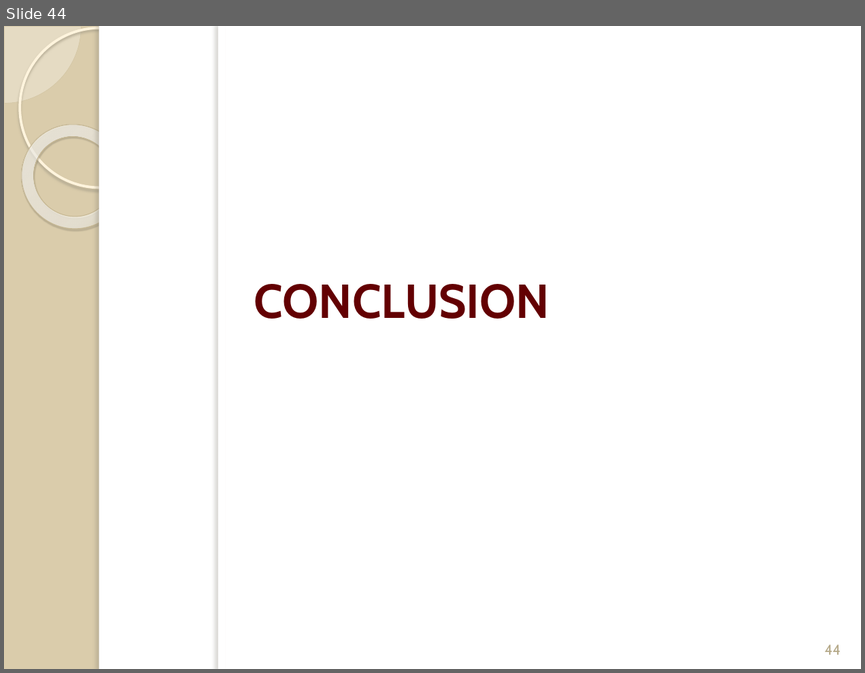
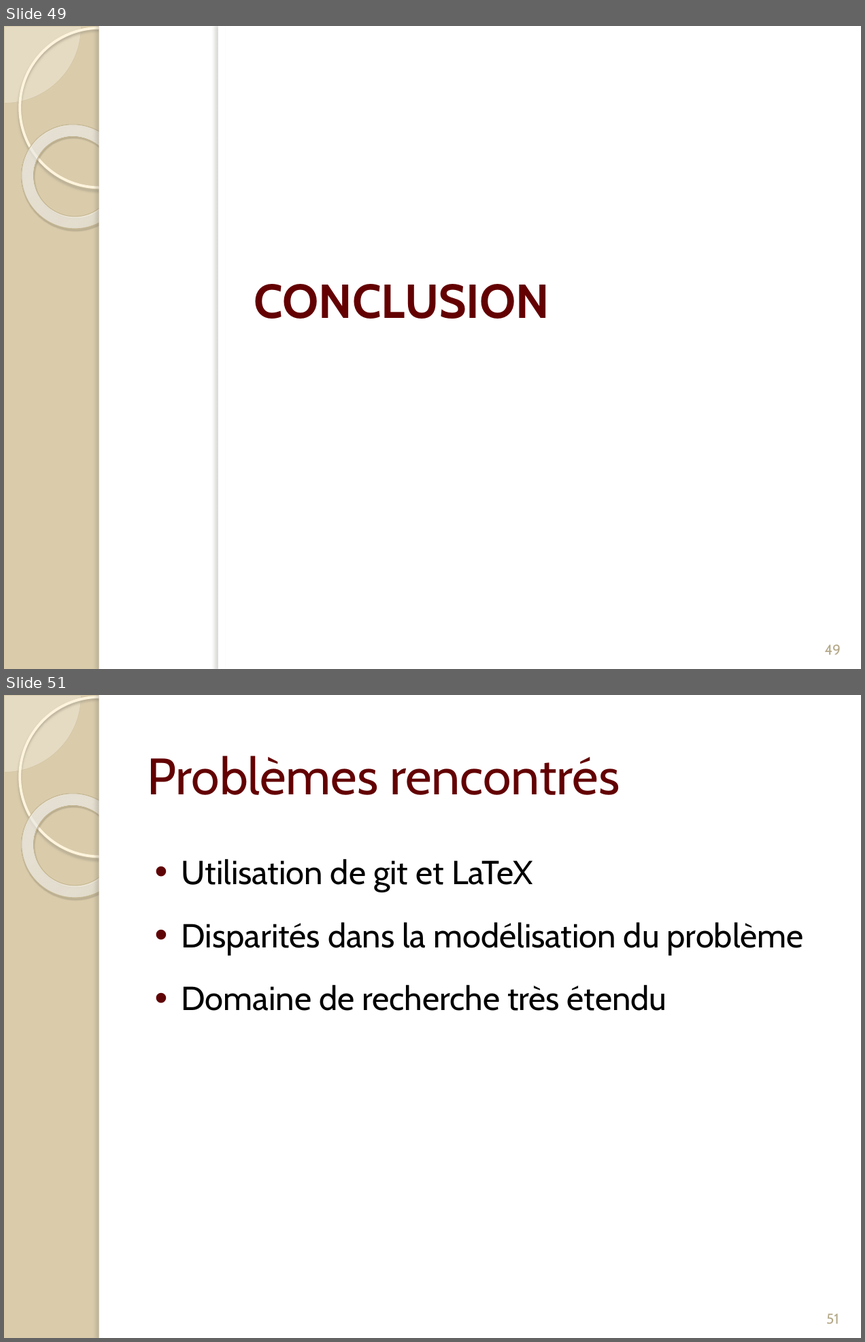
Before and after one commit to Patre/Energy-saving-in-sensors--networks, a slide deck: Redaction/Presentation/pres.pptx. Shown one above the other, each under a label of ours: slide 44 before the commit, slides 49 and 51 after it; the slides between them are not shown. The pictures are 865x673 and 865x1342 pixels, drawn with LibreOffice and Linux fonts; fonts in the diff are those of the drawing. Boxes give left, top, right and bottom in pixels: in the first picture for what was removed or moved away, otherwise in the second. Text is boxed around its words. In the diff, an @@ line names an element or a change of style, - is before the commit and + after.

```diff
--- a/Redaction/Presentation/pres.pptx
+++ b/Redaction/Presentation/pres.pptx
@@ slide 51 added at (4, 695, 861, 1338), background #DACCAB; not listed: 5 template elements that a slide beside it also shows @@
@@ title added at (147, 756, 619, 795), 43 pt, text #630002 @@
+Problèmes rencontrés
@@ text added at (181, 859, 803, 1011), 28 pt, text #000000 @@
+• Utilisation de git et LaTeX
+• Disparités dans la modélisation du problème
+• Domaine de recherche très étendu
@@ page number added at (826, 1313, 839, 1323), 12 pt, text #B6A98A @@
+51
@@ what was slide 44 is now slide 49 @@
@@ page number at (825, 644, 841, 654): text changed @@
-44
+49
```
Also in this commit, not shown: 5 slides changed, 8 other slides added, 1 slide removed, 1 other file.
